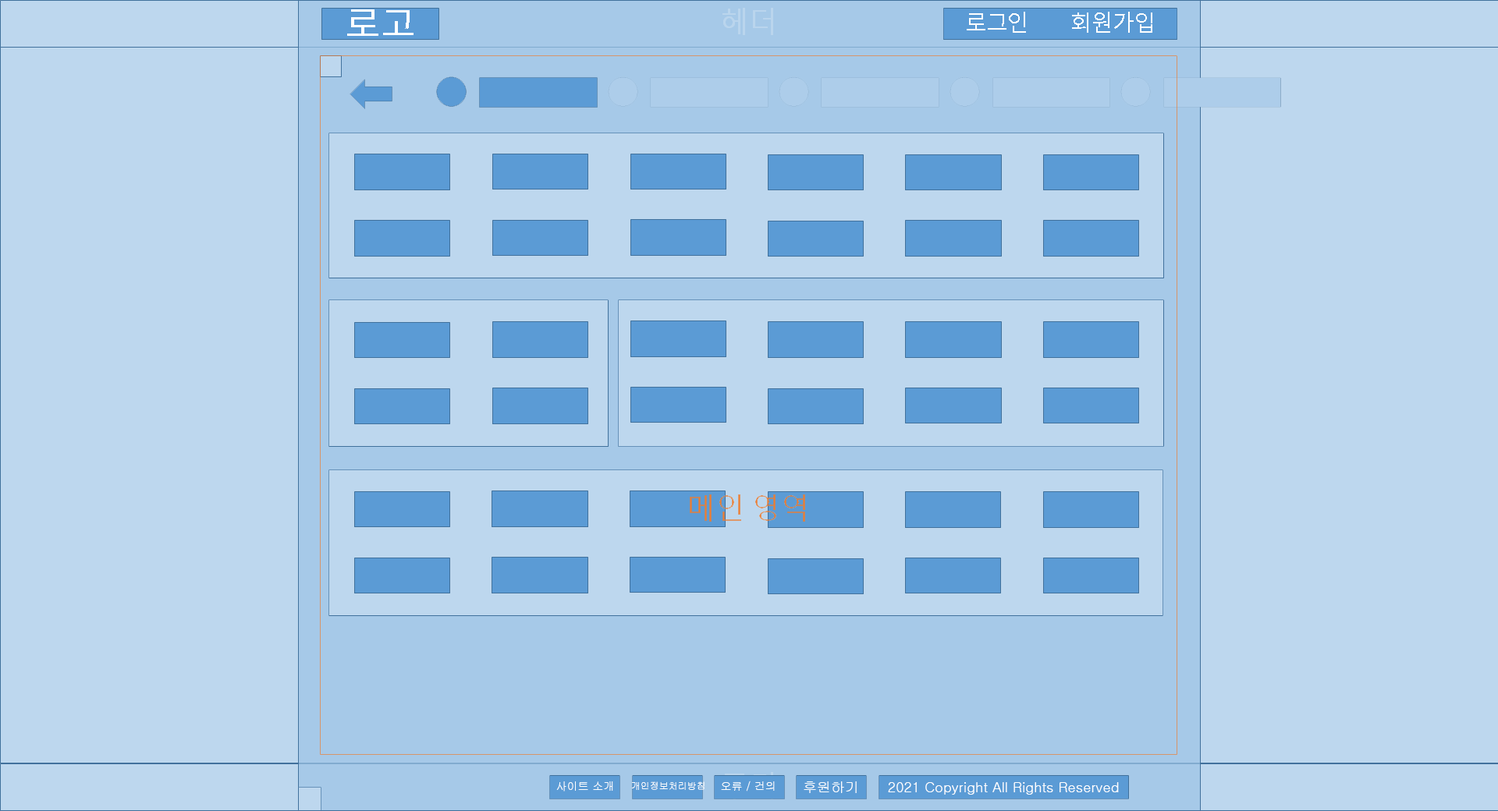
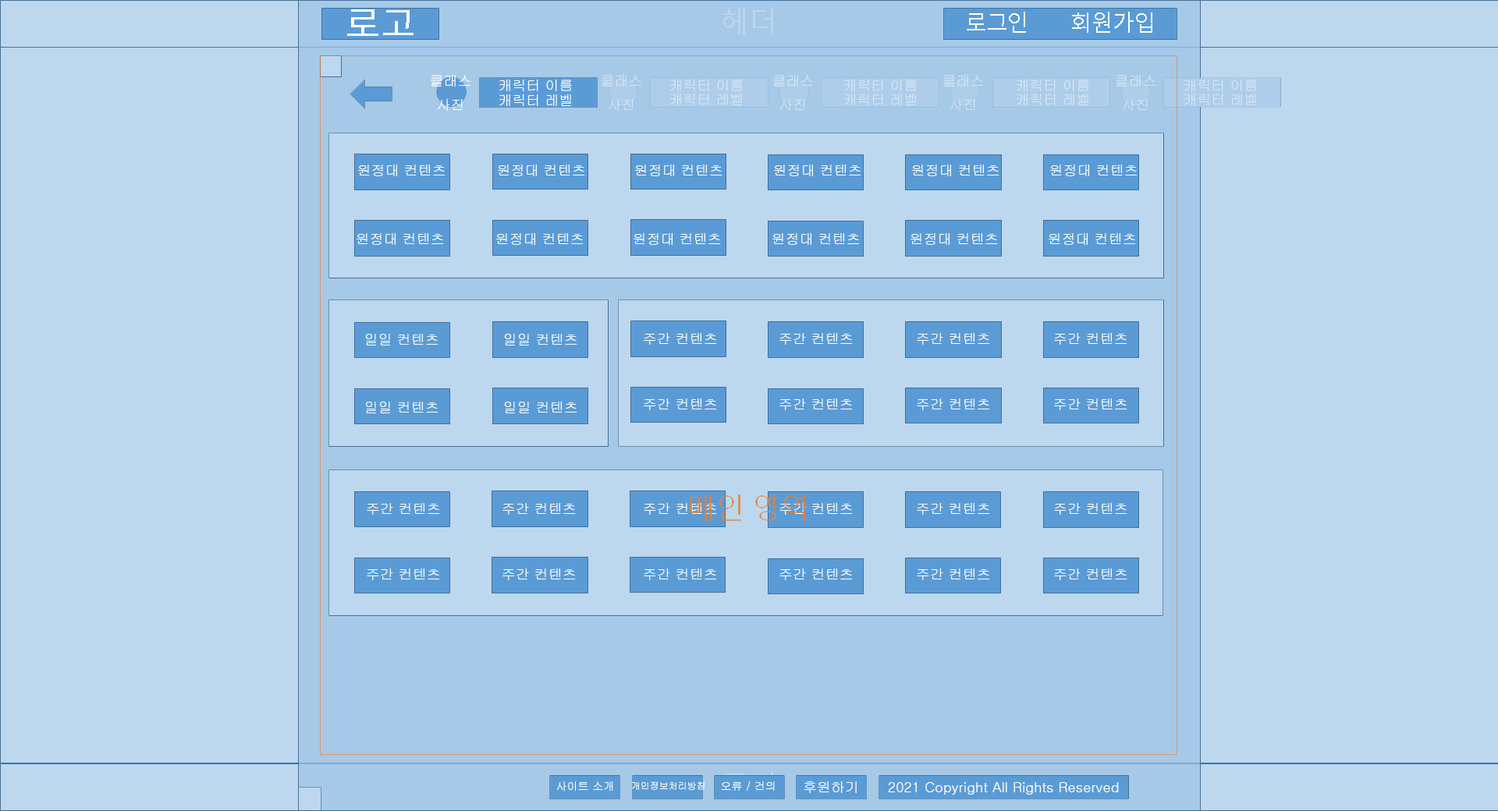
Layers edited between the first and the second 1498 × 811 image:
added layer "원정대 컨텐츠" (2nd of 3, in "컨테이너" › "세컨드 컨텐츠 NEW") in group "세컨드 컨텐츠 NEW" over [356, 164, 1138, 245]
added layer "일일 컨텐츠" (2nd of 2, in "컨테이너" › "세컨드 컨텐츠 NEW") in group "세컨드 컨텐츠 NEW" over [365, 333, 578, 414]
added layer "주간 컨텐츠" (2nd of 2, in "컨테이너" › "세컨드 컨텐츠 NEW") in group "세컨드 컨텐츠 NEW" over [366, 333, 1128, 581]
added layer "캐릭터 텍스트 2" (2nd of 2, in "컨테이너" › "세컨드 컨텐츠 NEW") in group "세컨드 컨텐츠 NEW" over [601, 74, 1257, 111]
added layer "캐릭터 텍스트 1" (2nd of 2, in "컨테이너" › "세컨드 컨텐츠 NEW") in group "세컨드 컨텐츠 NEW" over [430, 74, 572, 111]
